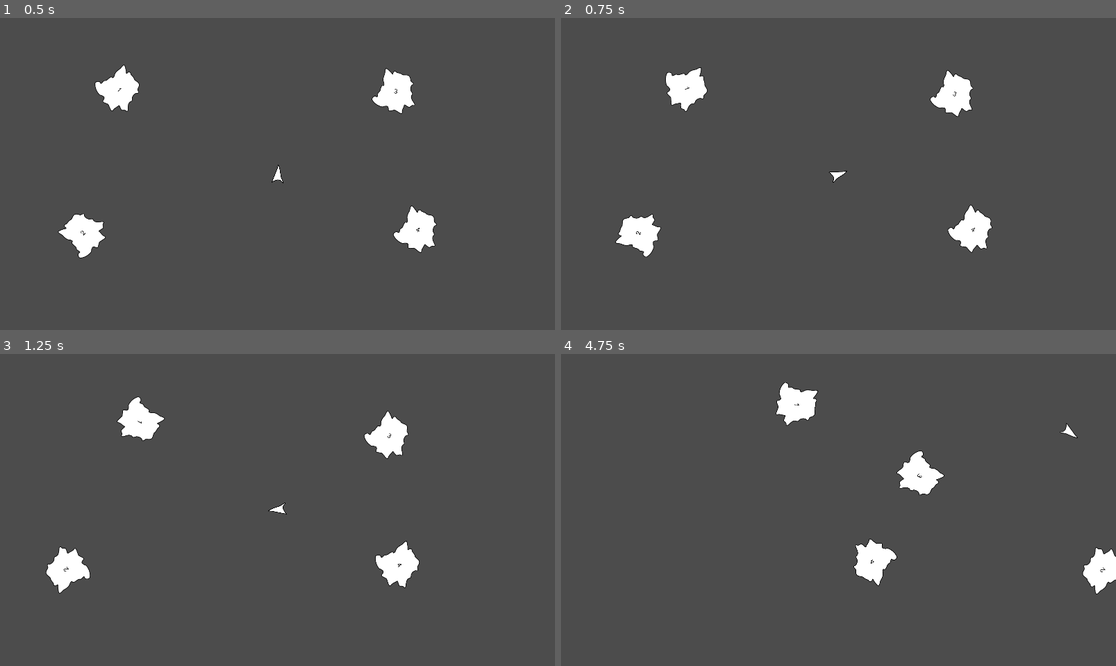
Above: before the commit, frames 1-4 (two rows, left to right).
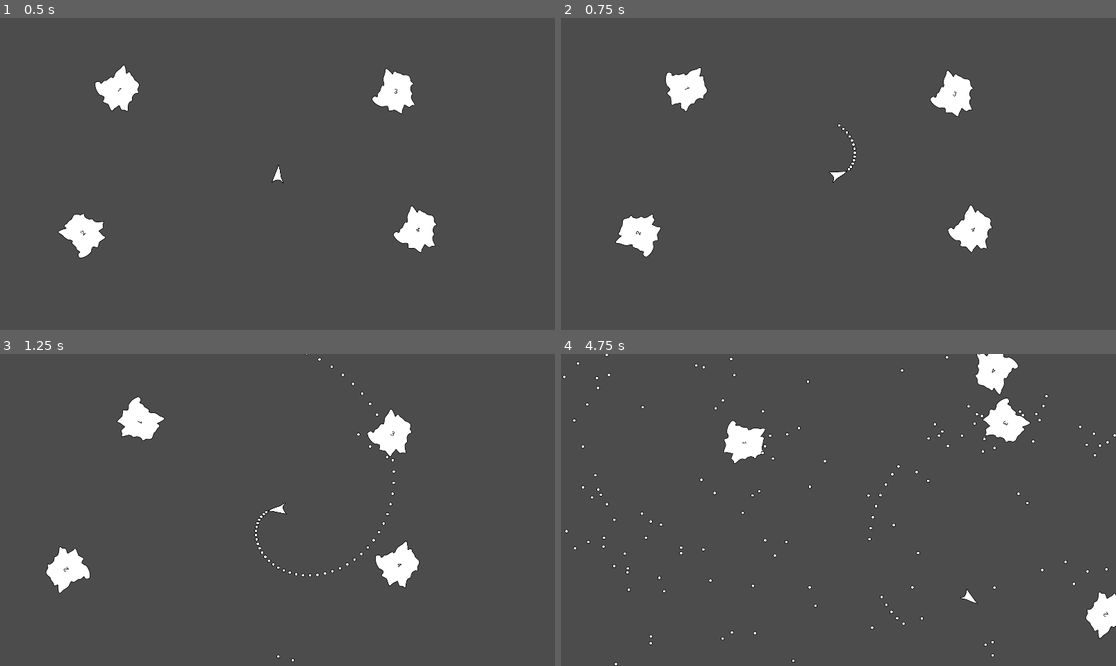
Above: after the commit, the same moments.

Repository: ETdoFresh/kasteroids
Game: Godot game, scene res://world.tscn
Two runs of this game, one before a commit and one after it. Both use one fixed random seed, a clock stepped at 60 frames per second and the inputs below.
Inputs:
- Up to frame 1 (0.5 s): no input
- Up to frame 2 (0.75 s): tap Enter at 0.5 s; hold D (player_right) from 0.53 s (still down); hold Space (player_fire) from 0.53 s (still down)
- Up to frame 3 (1.25 s): keep holding D (player_right); keep holding Space (player_fire)
- Up to frame 4 (4.75 s): release D (player_right) at 1.28 s; release Space (player_fire) at 1.28 s; hold Down (player_down) 1.28-2.03 s; tap Space (player_fire) at 1.35, 2.3, 3.05, 4.35 s; hold D (player_right) 2.03-2.78 s; hold Ctrl 2.03-2.78 s; hold Up (player_up) 2.78-3.53 s; tap R at 2.85 s; hold Space (player_fire) 3.53-4.28 s; hold A (player_left) from 3.53 s (still down)

Frame 1 is identical in both runs. In frame 2, less than 0.1% of the frame differs, in the area x 49-54%, y 33-49%; in frame 3, 0.6%; in frame 4, 6.1%, in the area x 0-100%, y 0-100%.

Commit message:
Bullets shoot on fire. Close #91

Diff:
--- /dev/null
+++ b/functions/bullet.gd
@@ -0,0 +1,17 @@
+class_name BulletFunctions
+
+const NODE = NodeFunctions
+const SHIP = ShipFunctions
+
+static func shoot_bullets(objects: Array, world: Node) -> Array:
+    var new_objects = objects.duplicate()
+    for ship in objects:
+        if not SHIP.is_ship(ship): continue
+        if ship.input.fire:
+            var new_bullet = SceneMap.get_scene("Bullet").instance()
+            world.add_child(new_bullet)
+            new_bullet.position = ship.gun.global_position
+            new_bullet.rotation = ship.gun.global_rotation
+            new_bullet.linear_velocity = Vector2(0, -800).rotated(ship.gun.global_rotation)
+            new_objects.append(NODE.to_dictionary(new_bullet))
+    return new_objects
--- a/functions/node.gd
+++ b/functions/node.gd
@@ -27,6 +27,7 @@
     if "randomize_angular_velocity" in child_node: object["randomize_angular_velocity"] = child_node.randomize_angular_velocity
     if "randomize_linear_velocity" in child_node: object["randomize_linear_velocity"] = child_node.randomize_linear_velocity
     if "randomize_scale" in child_node: object["randomize_scale"] = child_node.randomize_scale
+    if "gun" in child_node: object["gun"] = child_node.gun
     if child_node is KinematicBody2D: object["node"] = child_node
     return object
 
@@ -35,3 +36,13 @@
     var node = object.node
     if "sprite" in node: node.sprite.global_scale = object.scale
     return object
+
+static func create_instance(object: Dictionary, world: Node) -> Dictionary:
+    if not "type" in object: return object
+    if "node" in object and object.node: return object
+    object = object.duplicate()
+    object["node"] = SceneMap.get_scene(object.type).instance()
+    object.node.position = object.position
+    object.node.rotation = object.rotation
+    world.add_child(object.node)
+    return object
--- /dev/null
+++ b/functions/scene_map.gd
@@ -0,0 +1,13 @@
+class_name SceneMap
+
+static func get_map():
+    return {
+        "Asteroid": preload("res://scenes/asteroid/asteroid.tscn"),
+        "Bullet": preload("res://scenes/bullet/bullet.tscn"),
+    }
+
+static func get_scene(type_name: String) -> PackedScene:
+    if get_map().has(type_name):
+        return get_map()[type_name]
+    else:
+        return null
--- a/functions/state.gd
+++ b/functions/state.gd
@@ -1,6 +1,7 @@
 class_name StateFunctions
 
 const ASTEROID = AsteroidFunctions
+const BULLET = BulletFunctions
 const ID = IdFunctions
 const DICTIONARY = DictionaryFunctions
 const LIST = ListFunctions
@@ -25,10 +26,10 @@
     #state.objects = LIST.map(state.objects, funcref(PHYSICS, "create_physical_object"))
     return state
 
-static func simulate(state : Dictionary, delta : float) -> Dictionary:
+static func simulate(state: Dictionary, delta: float, world: Node) -> Dictionary:
     state = DICTIONARY.update(state, "tick", state.tick + 1)
     state.objects = LIST.map1(state.objects, funcref(SHIP, "apply_input"), delta)
-    #state.objects = LIST.map(state.objects, funcref(BULLET, "create_bullets")) # Side-effect
+    state.objects = BULLET.shoot_bullets(state.objects, world)
     state.objects = LIST.map(state.objects, funcref(SHIP, "limit_speed"))
     state.objects = PHYSICS.simulate(state.objects, delta)
     state.objects = LIST.map(state.objects, funcref(WRAP, "wrap"))
--- a/project.godot
+++ b/project.godot
@@ -13,6 +13,11 @@
 "class": "AsteroidFunctions",
 "language": "GDScript",
 "path": "res://functions/asteroid.gd"
+}, {
+"base": "Reference",
+"class": "BulletFunctions",
+"language": "GDScript",
+"path": "res://functions/bullet.gd"
 }, {
 "base": "Reference",
 "class": "CollisionFunctions",
@@ -55,6 +60,11 @@
 "path": "res://functions/physics/physics_nodes.gd"
 }, {
 "base": "Reference",
+"class": "SceneMap",
+"language": "GDScript",
+"path": "res://functions/scene_map.gd"
+}, {
+"base": "Reference",
 "class": "ShipFunctions",
 "language": "GDScript",
 "path": "res://functions/ship.gd"
@@ -81,6 +91,7 @@
 } ]
 _global_script_class_icons={
 "AsteroidFunctions": "",
+"BulletFunctions": "",
 "CollisionFunctions": "",
 "DictionaryFunctions": "",
 "IdFunctions": "",
@@ -89,6 +100,7 @@
 "NodeFunctions": "",
 "PhysicsFunctions": "",
 "PhysicsNodesFunctions": "",
+"SceneMap": "",
 "ShipFunctions": "",
 "ShortcutFunctions": "",
 "SoundFunctions": "",
--- a/scenes/asteroid/asteroid.tscn
+++ b/scenes/asteroid/asteroid.tscn
@@ -1,6 +1,6 @@
 [gd_scene load_steps=6 format=2]
 
-[ext_resource path="res://data/asteroid_data.gd" type="Script" id=1]
+[ext_resource path="res://scenes/asteroid/asteroid_data.gd" type="Script" id=1]
 [ext_resource path="res://sounds/8BIT_RETRO_Explosion_Short_Distant_mono.ogg" type="AudioStream" id=2]
 [ext_resource path="res://graphics/asteroid1.svg" type="Texture" id=3]
 
--- a/scenes/asteroid/asteroid_convex_polygon_shape.tres
+++ /dev/null
@@ -1,4 +0,0 @@
-[gd_resource type="ConvexPolygonShape2D" format=2]
-
-[resource]
-points = PoolVector2Array( -97.491, -134.114, 76.803, -126.951, 145.039, 74.597, 88.186, 82.843, 75.636, 145.832, -143.208, 101.385, -137.01, 66.039, -117.097, 58.803 )
--- /dev/null
+++ b/scenes/bullet/bullet.svg
@@ -0,0 +1,66 @@
+<?xml version="1.0" encoding="UTF-8" standalone="no"?>
+<svg
+   xmlns:dc="http://purl.org/dc/elements/1.1/"
+   xmlns:cc="http://creativecommons.org/ns#"
+   xmlns:rdf="http://www.w3.org/1999/02/22-rdf-syntax-ns#"
+   xmlns:svg="http://www.w3.org/2000/svg"
+   xmlns="http://www.w3.org/2000/svg"
+   xmlns:sodipodi="http://sodipodi.sourceforge.net/DTD/sodipodi-0.dtd"
+   xmlns:inkscape="http://www.inkscape.org/namespaces/inkscape"
+   width="6.6794777mm"
+   height="6.6794777mm"
+   viewBox="0 0 6.6794777 6.6794777"
+   version="1.1"
+   id="svg8"
+   inkscape:version="1.0 (4035a4fb49, 2020-05-01)"
+   sodipodi:docname="bullet.svg">
+  <defs
+     id="defs2" />
+  <sodipodi:namedview
+     id="base"
+     pagecolor="#ffffff"
+     bordercolor="#666666"
+     borderopacity="1.0"
+     inkscape:pageopacity="0.0"
+     inkscape:pageshadow="2"
+     inkscape:zoom="0.35"
+     inkscape:cx="-55.94878"
+     inkscape:cy="-221.66307"
+     inkscape:document-units="mm"
+     inkscape:current-layer="layer1"
+     inkscape:document-rotation="0"
+     showgrid="false"
+     fit-margin-top="0"
+     fit-margin-left="0"
+     fit-margin-right="0"
+     fit-margin-bottom="0"
+     inkscape:window-width="1549"
+     inkscape:window-height="1198"
+     inkscape:window-x="338"
+     inkscape:window-y="163"
+     inkscape:window-maximized="0" />
+  <metadata
+     id="metadata5">
+    <rdf:RDF>
+      <cc:Work
+         rdf:about="">
+        <dc:format>image/svg+xml</dc:format>
+        <dc:type
+           rdf:resource="http://purl.org/dc/dcmitype/StillImage" />
+        <dc:title />
+      </cc:Work>
+    </rdf:RDF>
+  </metadata>
+  <g
+     inkscape:label="Layer 1"
+     inkscape:groupmode="layer"
+     id="layer1"
+     transform="translate(-120.63645,-206.81502)">
+    <circle
+       r="2.8397388"
+       cy="210.15475"
+       cx="123.97619"
+       id="path34"
+       style="fill:#ffffff;stroke:#000000;stroke-width:1;stroke-miterlimit:4;stroke-dasharray:none" />
+  </g>
+</svg>
--- /dev/null
+++ b/scenes/bullet/bullet.tscn
@@ -0,0 +1,23 @@
+[gd_scene load_steps=5 format=2]
+
+[ext_resource path="res://scenes/bullet/bullet.svg" type="Texture" id=1]
+[ext_resource path="res://scenes/bullet/bullet_data.gd" type="Script" id=2]
+[ext_resource path="res://scenes/bullet/8BIT_RETRO_Fire_Blaster_Short_Glide_mono.ogg" type="AudioStream" id=3]
+
+[sub_resource type="CircleShape2D" id=1]
+radius = 12.5
+
+[node name="Bullet" type="KinematicBody2D"]
+script = ExtResource( 2 )
+
+[node name="Sprite" type="Sprite" parent="."]
+scale = Vector2( 0.5, 0.5 )
+texture = ExtResource( 1 )
+
+[node name="CollisionShape2D" type="CollisionShape2D" parent="."]
+scale = Vector2( 0.5, 0.5 )
+shape = SubResource( 1 )
+
+[node name="SpawnSound" type="AudioStreamPlayer" parent="."]
+stream = ExtResource( 3 )
+volume_db = -11.0
--- a/data/ship_data.gd
+++ b/scenes/bullet/bullet_data.gd
@@ -1,18 +1,17 @@
 extends Node
 
-const type = "Ship"
+const type = "Bullet"
 
-export var speed = 800
-export var spin = 10
 export var linear_velocity = Vector2.ZERO
 export var angular_velocity = 0.0
-export var mass = 1.0
-export var bounce_coeff = 0.7
+export var mass = 0.15
+export var bounce_coeff = 0.2
 
 var id = -1
 
 onready var collision_shapes_2d = []
-onready var input = $Input
+onready var spawn_sound = $SpawnSound
+#onready var collision_sound = $CollisionSound
 onready var sprite = $Sprite
 
 func _ready():
--- /dev/null
+++ b/scenes/bullet/bullet_particles.gd
@@ -0,0 +1,4 @@
+extends CPUParticles2D
+
+func _on_DestroyTimer_timeout():
+    queue_free()
--- /dev/null
+++ b/scenes/bullet/bullet_particles.tscn
@@ -0,0 +1,25 @@
+[gd_scene load_steps=3 format=2]
+
+[ext_resource path="res://entities/bullet/bullet_particles.gd" type="Script" id=1]
+
+[sub_resource type="Curve" id=1]
+_data = [ Vector2( 0.0114943, 1 ), 0.0, 0.0, 0, 0, Vector2( 0.712644, 0.909091 ), 0.0, 0.0, 0, 0, Vector2( 0.977011, 0.145455 ), 0.0, 0.0, 0, 0 ]
+
+[node name="BulletParticles" type="CPUParticles2D"]
+emitting = false
+amount = 20
+lifetime = 0.3
+one_shot = true
+explosiveness = 0.5
+local_coords = false
+spread = 180.0
+gravity = Vector2( 0, 0 )
+initial_velocity = 50.0
+scale_amount = 4.0
+scale_amount_curve = SubResource( 1 )
+script = ExtResource( 1 )
+
+[node name="DestroyTimer" type="Timer" parent="."]
+one_shot = true
+autostart = true
+[connection signal="timeout" from="DestroyTimer" to="." method="_on_DestroyTimer_timeout"]
--- a/data/input.gd
+++ b/scenes/input/input.gd
@@ -9,6 +9,6 @@
     var right = Input.get_action_strength("player_right")
     var up = Input.get_action_strength("player_up")
     var down = Input.get_action_strength("player_down")
-    fire = Input.is_action_pressed("player_accept")
+    fire = Input.is_action_pressed("player_fire")
     horizontal = right - left
     vertical = down - up
--- /dev/null
+++ b/scenes/ship/ship.tscn
@@ -0,0 +1,24 @@
+[gd_scene load_steps=4 format=2]
+
+[ext_resource path="res://scenes/ship/ship_data.gd" type="Script" id=1]
+[ext_resource path="res://graphics/ship.svg" type="Texture" id=3]
+
+[sub_resource type="ConvexPolygonShape2D" id=1]
+points = PoolVector2Array( 5.826, -63.185, 35.807, 56.874, -39.299, 57.318 )
+
+[node name="Ship" type="KinematicBody2D"]
+position = Vector2( 960, 540 )
+script = ExtResource( 1 )
+speed = 500
+bounce_coeff = 0.5
+
+[node name="Sprite" type="Sprite" parent="."]
+scale = Vector2( 0.5, 0.5 )
+texture = ExtResource( 3 )
+
+[node name="CollisionShape2D" type="CollisionShape2D" parent="."]
+scale = Vector2( 0.5, 0.5 )
+shape = SubResource( 1 )
+
+[node name="Gun" type="Node2D" parent="."]
+position = Vector2( 3.00336, -28.8659 )
--- /dev/null
+++ b/scenes/ship/ship_data.gd
@@ -0,0 +1,22 @@
+extends Node
+
+const type = "Ship"
+
+export var speed = 800
+export var spin = 10
+export var linear_velocity = Vector2.ZERO
+export var angular_velocity = 0.0
+export var mass = 1.0
+export var bounce_coeff = 0.7
+
+var id = -1
+
+onready var collision_shapes_2d = []
+onready var input = $Input
+onready var sprite = $Sprite
+onready var gun = $Gun
+
+func _ready():
+    for child in get_children():
+        if child is CollisionShape2D:
+            collision_shapes_2d.append(child)
--- a/scenes/world/world.gd
+++ b/scenes/world/world.gd
@@ -12,8 +12,8 @@
     current_state = STATE.initial_state(get_children())
 
 func _physics_process(delta : float):
-    current_state = STATE.simulate(current_state, delta)
-    current_state.objects = COLLISION.add_collision_markers(current_state.objects, self)
+    current_state = STATE.simulate(current_state, delta, self)
+    #current_state.objects = COLLISION.add_collision_markers(current_state.objects, self)
     #label.text = JSONBeautifier.beautify_json(to_json(current_state))
 
 func _input(event):
--- a/world.tscn
+++ b/world.tscn
@@ -1,43 +1,27 @@
-[gd_scene load_steps=11 format=2]
+[gd_scene load_steps=9 format=2]
 
 [ext_resource path="res://fonts/arial.ttf" type="DynamicFontData" id=1]
 [ext_resource path="res://scenes/asteroid/asteroid.tscn" type="PackedScene" id=2]
 [ext_resource path="res://scenes/world/world.gd" type="Script" id=3]
-[ext_resource path="res://data/input.gd" type="Script" id=4]
-[ext_resource path="res://data/ship_data.gd" type="Script" id=5]
-[ext_resource path="res://graphics/ship.svg" type="Texture" id=6]
+[ext_resource path="res://scenes/input/input.gd" type="Script" id=4]
+[ext_resource path="res://scenes/ship/ship.tscn" type="PackedScene" id=5]
 
-[sub_resource type="ConvexPolygonShape2D" id=1]
-points = PoolVector2Array( 5.826, -63.185, 35.807, 56.874, -39.299, 57.318 )
-
-[sub_resource type="DynamicFontData" id=3]
+[sub_resource type="DynamicFontData" id=2]
 font_path = "res://fonts/arial.ttf"
 
-[sub_resource type="DynamicFont" id=4]
+[sub_resource type="DynamicFont" id=3]
 size = 22
 outline_color = Color( 0, 0, 0, 1 )
-font_data = SubResource( 3 )
+font_data = SubResource( 2 )
 
-[sub_resource type="DynamicFont" id=2]
+[sub_resource type="DynamicFont" id=4]
 size = 12
 font_data = ExtResource( 1 )
 
 [node name="World" type="Node2D"]
 script = ExtResource( 3 )
 
-[node name="Ship" type="KinematicBody2D" parent="."]
-position = Vector2( 960, 540 )
-script = ExtResource( 5 )
-speed = 500
-bounce_coeff = 0.5
-
-[node name="Sprite" type="Sprite" parent="Ship"]
-scale = Vector2( 0.5, 0.5 )
-texture = ExtResource( 6 )
-
-[node name="CollisionShape2D" type="CollisionShape2D" parent="Ship"]
-scale = Vector2( 0.5, 0.5 )
-shape = SubResource( 1 )
+[node name="Ship" parent="." instance=ExtResource( 5 )]
 
 [node name="Input" type="Node" parent="Ship"]
 script = ExtResource( 4 )
Renamed: data/asteroid_data.gd -> scenes/asteroid/asteroid_data.gd
Not shown, added: scenes/bullet/8BIT_RETRO_Fire_Blaster_Short_Glide_mono.ogg.import
Not shown, added: scenes/bullet/bullet.svg.import
Not shown: 5 places in world.tscn that only renumber resources
Not shown, added: scenes/bullet/8BIT_RETRO_Fire_Blaster_Short_Glide_mono.ogg
